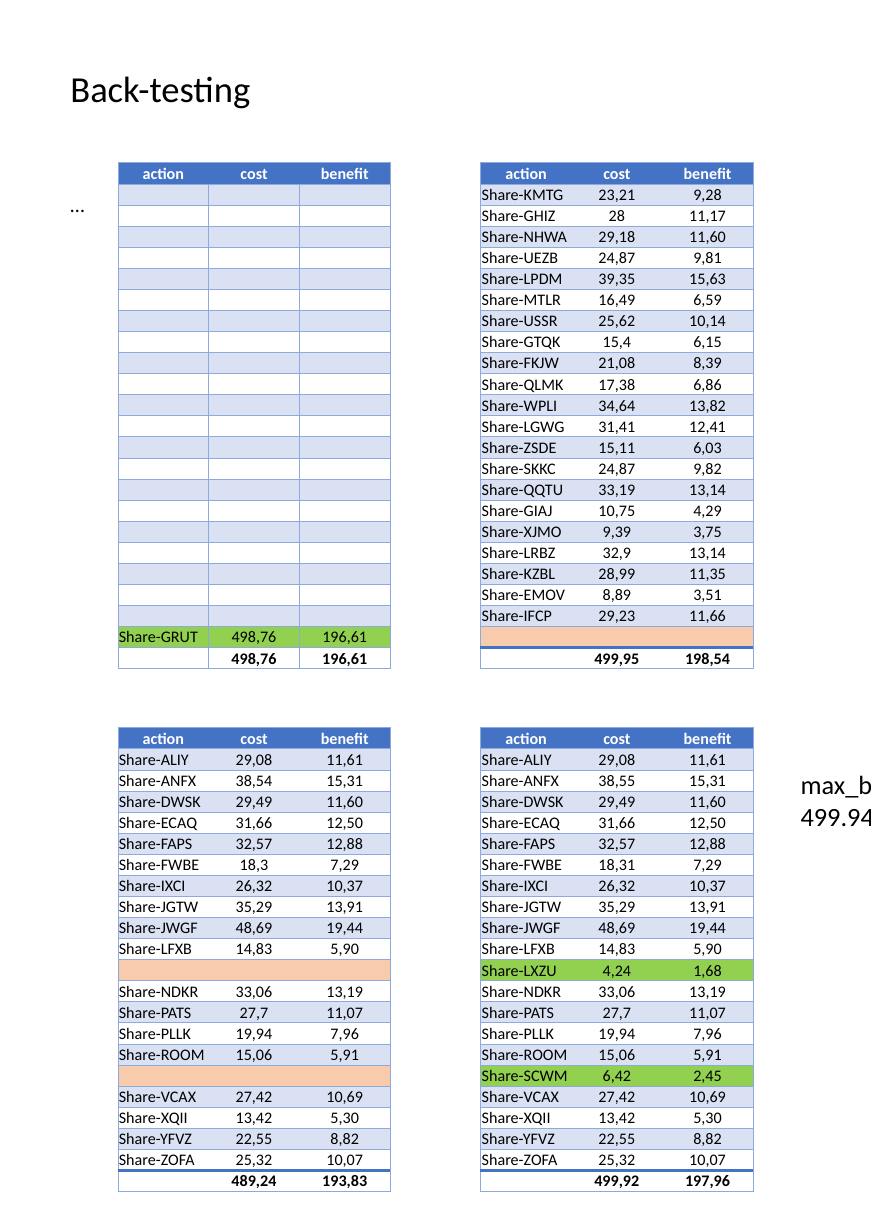
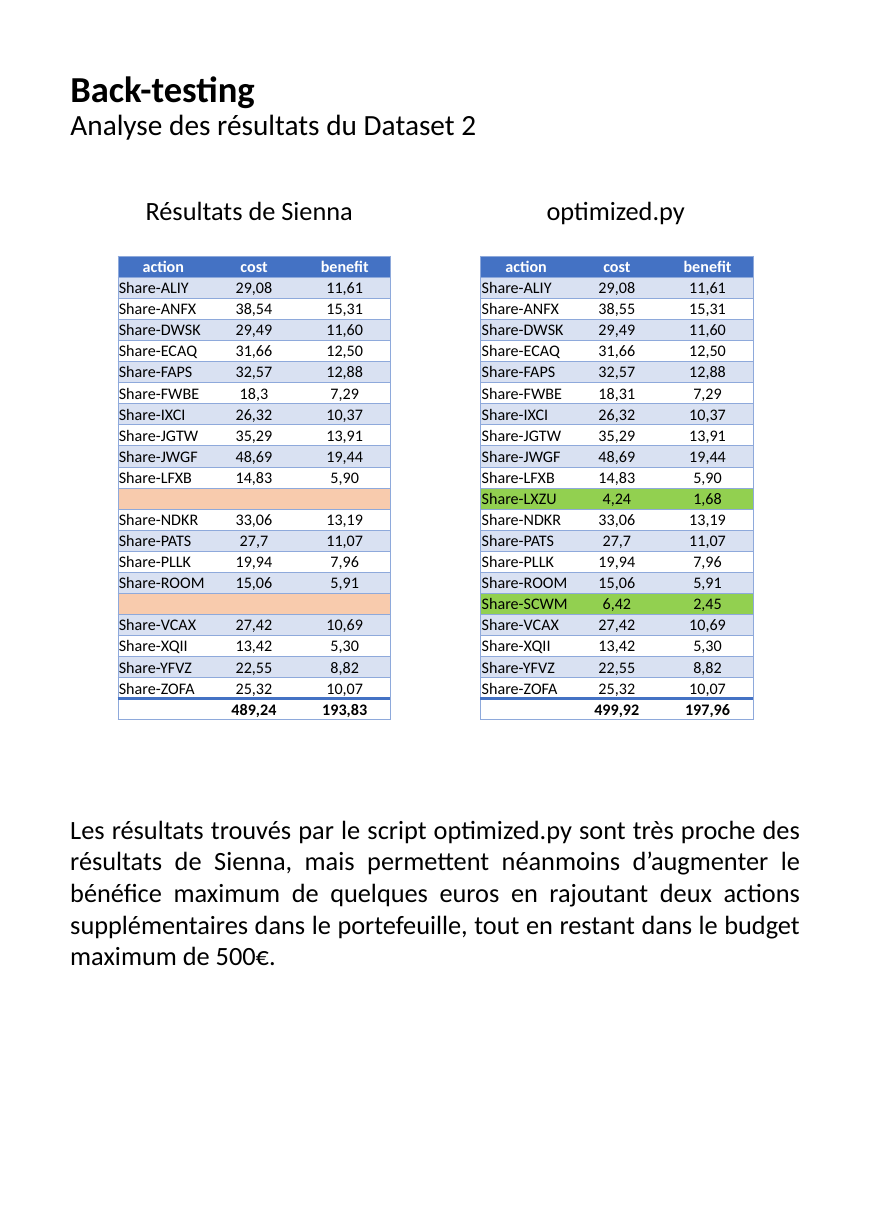
Before and after one commit to VisualDev-FR/openclassrooms-p7, a slide deck: slide 7 of ignore/OC-P7.pptx (slide 5 before the commit). Drawn at 871x1232 pixels with LibreOffice and Linux fonts; fonts in the diff are those of the drawing. Boxes give left, top, right and bottom in pixels: in the first picture for what was removed or moved away, otherwise in the second. Text is boxed around its words. In the diff, an @@ line names an element or a change of style, - is before the commit and + after.

```diff
--- a/ignore/OC-P7.pptx
+++ b/ignore/OC-P7.pptx
@@ title at [70,76,476,140]: text changed; size 25 to 20 pt @@
-Back-testing
+Back-testing
+Analyse des résultats du Dataset 2
@@ table removed at [118,163,752,673], 24 rows, 7 columns @@
-action | cost | benefit |  | action | cost | benefit
- |  |  |  | Share-KMTG | 23,21 | 9,28
- |  |  |  | Share-GHIZ | 28 | 11,17
- |  |  |  | Share-NHWA | 29,18 | 11,60
- |  |  |  | Share-UEZB | 24,87 | 9,81
- |  |  |  | Share-LPDM | 39,35 | 15,63
- |  |  |  | Share-MTLR | 16,49 | 6,59
- |  |  |  | Share-USSR | 25,62 | 10,14
- |  |  |  | Share-GTQK | 15,4 | 6,15
- |  |  |  | Share-FKJW | 21,08 | 8,39
- |  |  |  | Share-QLMK | 17,38 | 6,86
- |  |  |  | Share-WPLI | 34,64 | 13,82
- |  |  |  | Share-LGWG | 31,41 | 12,41
- |  |  |  | Share-ZSDE | 15,11 | 6,03
- |  |  |  | Share-SKKC | 24,87 | 9,82
- |  |  |  | Share-QQTU | 33,19 | 13,14
- |  |  |  | Share-GIAJ | 10,75 | 4,29
- |  |  |  | Share-XJMO | 9,39 | 3,75
- |  |  |  | Share-LRBZ | 32,9 | 13,14
- |  |  |  | Share-KZBL | 28,99 | 11,35
- |  |  |  | Share-EMOV | 8,89 | 3,51
- |  |  |  | Share-IFCP | 29,23 | 11,66
-Share-GRUT | 498,76 | 196,61 |  |  |  | 
- | 498,76 | 196,61 |  |  | 499,95 | 198,54
@@ text removed at [60,190,811,1167] @@
-…
@@ text added at [146,201,352,221], 18 pt, text #000000 @@
+Résultats de Sienna
@@ text added at [547,201,685,225], 18 pt, text #000000 @@
+optimized.py
@@ table: place and size @@
-table at [118,728,752,1192]
+table at [118,256,752,724]
@@ text removed at [801,775,871,826] @@
-max_benefit = 198.44, total_cost = 499.94, timer = 16.13s, items :
@@ text added at [70,820,800,965], 18 pt, text #000000 @@
+Les résultats trouvés par le script optimized.py sont très proche des résultats de Sienna, mais permettent néanmoins d’augmenter le bénéfice maximum de quelques euros en rajoutant deux actions supplémentaires dans le portefeuille, tout en restant dans le budget maximum de 500€.
```
Also in this commit, not shown: 2 other slides changed, 4 slides added, 3 slides removed, 5 other files.
